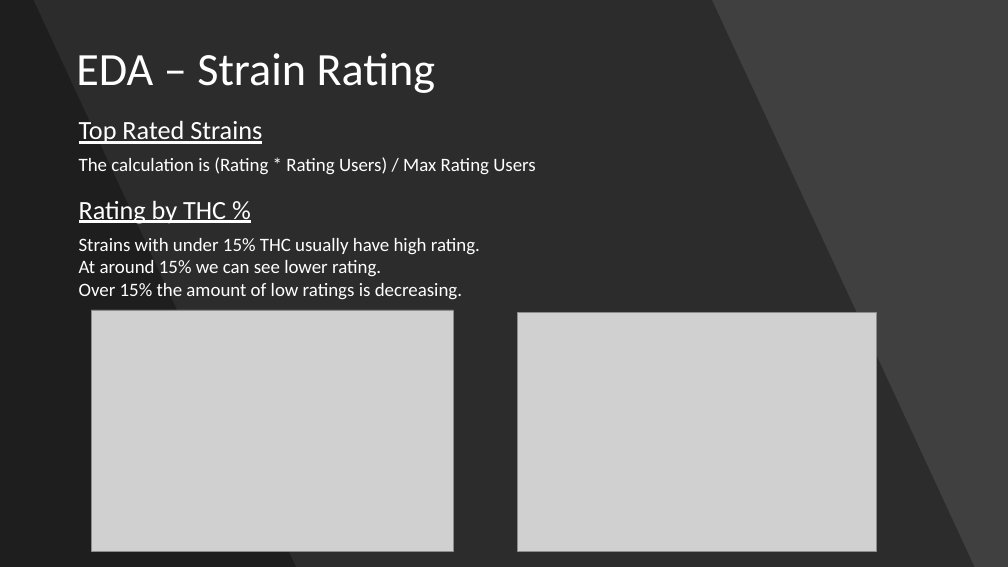
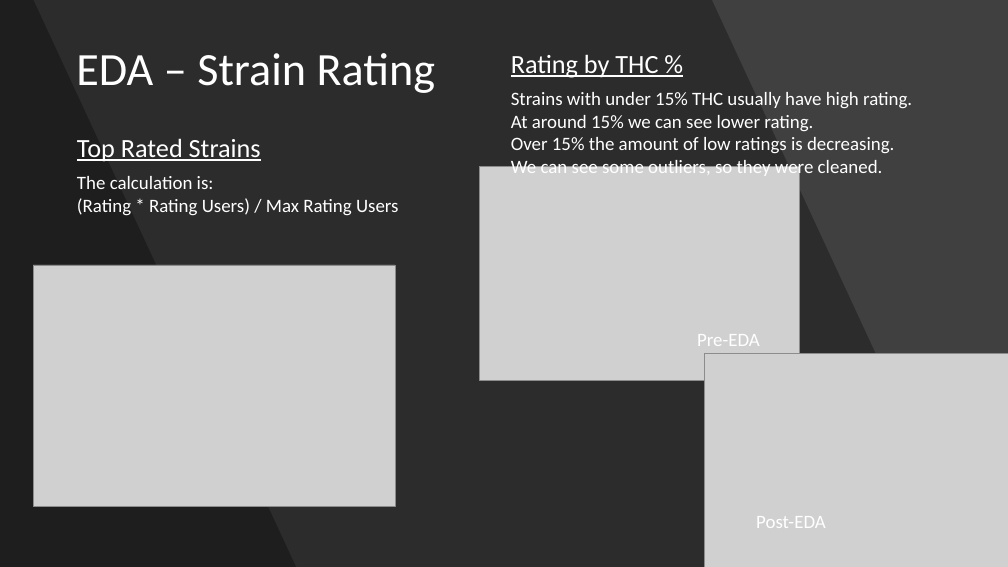
Before and after one commit to DanielOfir/Cannabis-Analysis, a slide deck: slide 13 of Cannabis Analysis.pptx (slide 12 before the commit). Drawn at 1008x567 pixels with LibreOffice and Linux fonts; fonts in the diff are those of the drawing; grey boxes stand for pictures. Boxes give left, top, right and bottom in pixels: in the first picture for what was removed or moved away, otherwise in the second. Text is boxed around its words. In the diff, an @@ line names an element or a change of style, - is before the commit and + after.

```diff
--- a/Cannabis Analysis.pptx
+++ b/Cannabis Analysis.pptx
@@ text "Rating by THC %": place and size @@
-text "Rating by THC %" at [79, 200, 226, 224]
+text "Rating by THC %" at [511, 54, 658, 78]
@@ text "Strains with under 15% THC ...": place and size @@
-text "Strains with under 15% THC ..." at [79, 238, 480, 300]
+text "Strains with under 15% THC ..." at [511, 92, 912, 178]
@@ text "Top Rated Strains": place and size @@
-text "Top Rated Strains" at [79, 120, 262, 144]
+text "Top Rated Strains" at [77, 138, 261, 161]
@@ text at [77, 176, 399, 216]: text changed @@
-The calculation is (Rating * Rating Users) / Max Rating Users
+The calculation is:
+(Rating * Rating Users) / Max Rating Users
@@ picture: place and size @@
-picture at [518, 312, 877, 551]
+picture at [479, 167, 799, 380]
@@ text at [511, 157, 883, 178]: paragraph added @@
+We can see some outliers, so they were cleaned.
@@ picture: place and size @@
-picture at [91, 310, 454, 551]
+picture at [33, 265, 395, 506]
@@ text added at [697, 334, 760, 346], 18 pt, text #FFFFFF @@
+Pre-EDA
@@ picture added at [705, 354, 1008, 567] @@
@@ text added at [756, 516, 826, 528], 18 pt, text #FFFFFF @@
+Post-EDA
```
Also in this commit, not shown: 2 other slides changed, 1 slide added, 7 other files.
